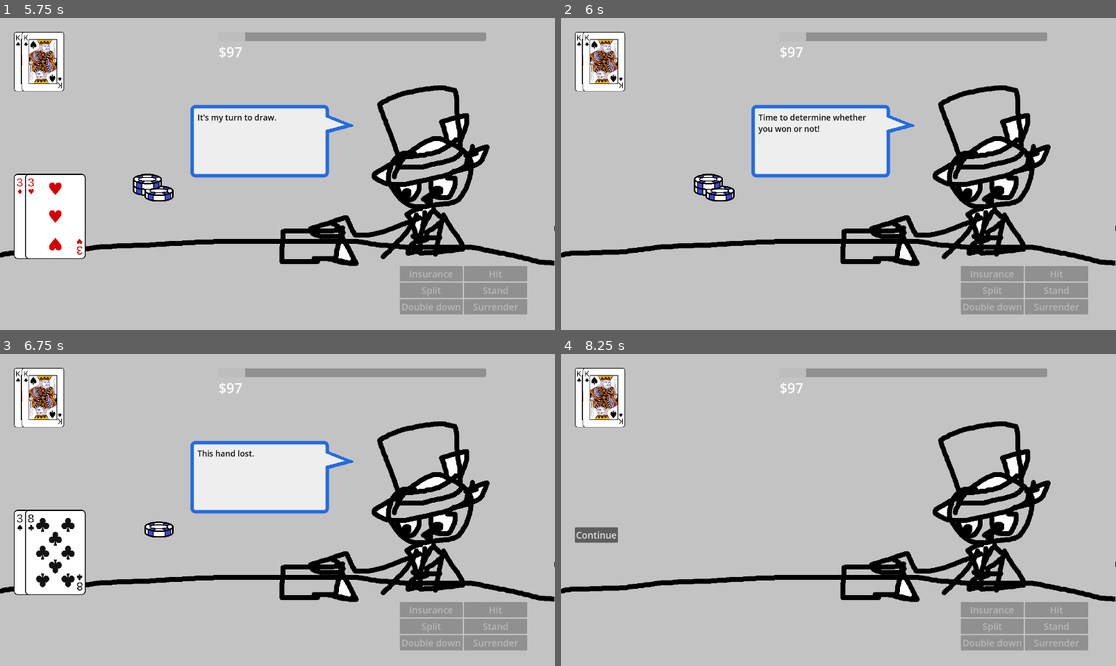
Above: before the commit, frames 1-4 (two rows, left to right).
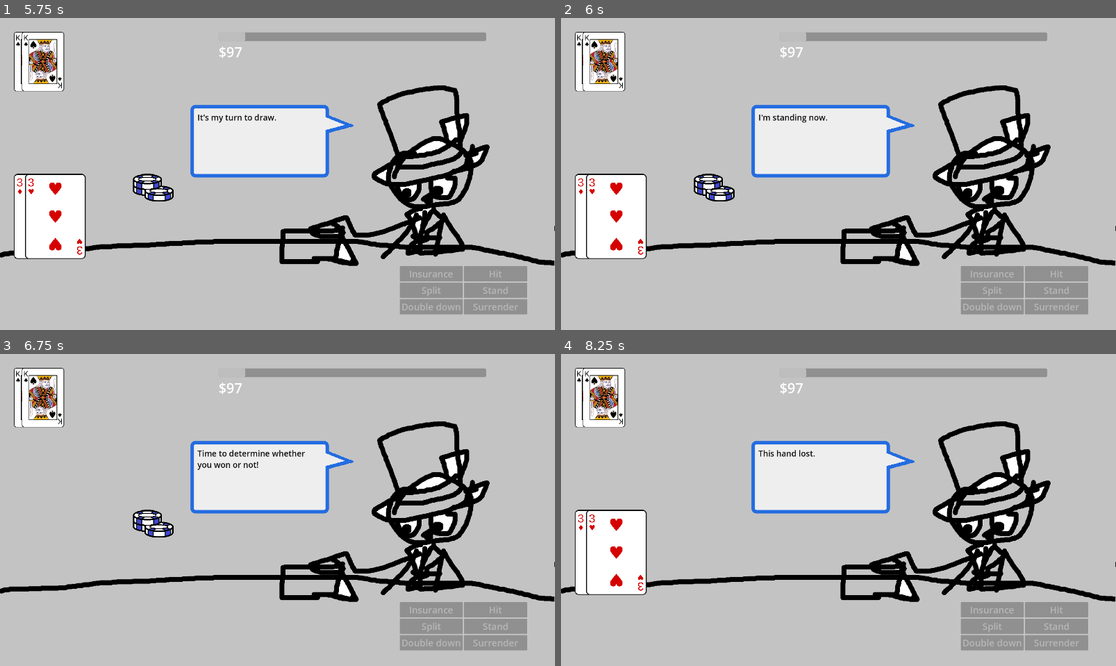
Above: after the commit, the same moments.

Repository: Tofutush/blackjack-with-sky
Game: Godot game, scene res://scenes/Start/Start.tscn
The game is run twice, just before and just after one commit, with the same random seed, the same clock (stepped at 60 frames per second) and the same inputs.
Inputs:
- Up to frame 1 (5.75 s): click "Start" at 0.5 s; click "Start!" at 1.25 s; click "Split" at 2 s; click "Double down" at 2.75 s; click "Hit" at 3.5 s; click "Stand" at 4.25 s; hold Space (advance_dialog) from 5.03 s (still down)
- Up to frame 2 (6 s): tap Enter at 5.75 s; release Space (advance_dialog) at 5.78 s; tap Space (advance_dialog) at 5.85 s
- Up to frame 3 (6.75 s): tap Space (advance_dialog) at 6.5 s; hold Space (advance_dialog) from 6.53 s (still down)
- Up to frame 4 (8.25 s): tap Enter at 7.25 s; release Space (advance_dialog) at 7.28 s; tap Space (advance_dialog) at 7.35, 8 s; hold Space (advance_dialog) from 8.03 s (still down)

Frame 1 is identical in both runs. In frame 2, 3.8% of the frame differs, in the area x 2-55%, y 30-78%; in frame 3, 4.0%; in frame 4, 9.5%, in the area x 2-64%, y 27-78%.

Commit message:
pretty nice

Diff:
--- a/scenes/Main/main.gd
+++ b/scenes/Main/main.gd
@@ -299,12 +299,15 @@
 
 ## dealer draws. called every time to flip the back card, later skipped if all hands bust
 func dealerDrawLoop() -> void:
-	$DealerDeckDisplay.turnLastBackCard()
 	if !playerHands.all(func(hand: Deck): return hand.isBusted()):
 		# dealer don't draw if all hands bust
+		$DealerDeckDisplay.turnLastBackCard()
 		$Dialog.showDialog(["It's my turn to draw."])
 		await $Dialog.dialog_finished
 		print('dealer drawing')
 		while not dealerHand.isEndForDealer():
 			dealerHand.addCard(mainDeck.drawRandom())
+		if dealerHand.isBusted(): $Dialog.showDialog(['Aww, I busted.'])
+		else: $Dialog.showDialog(["I'm standing now."])
+		await $Dialog.dialog_finished
 	endGame()
